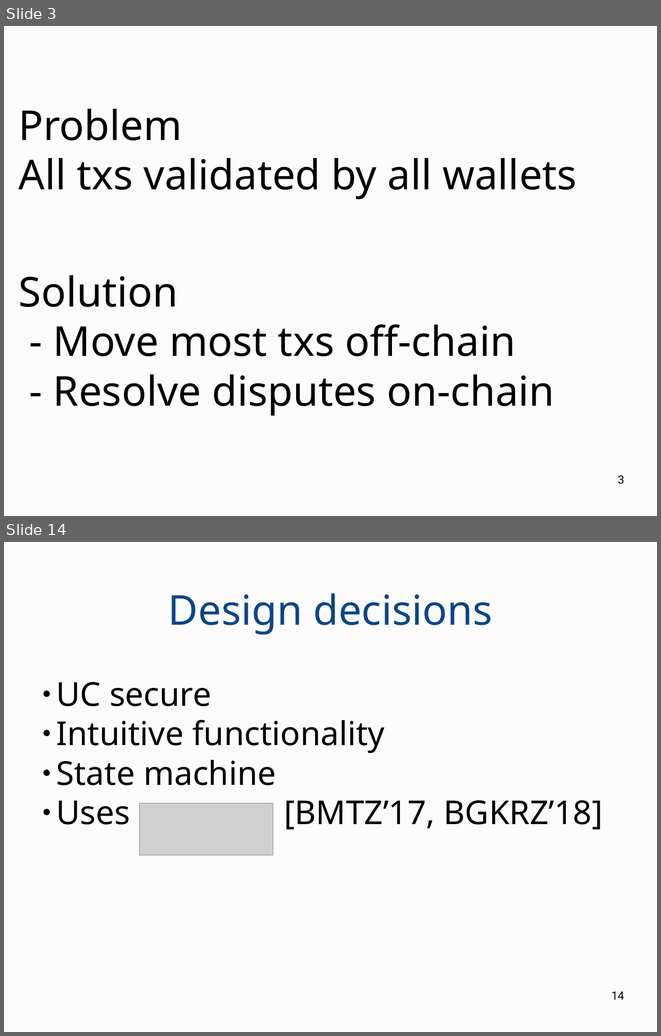
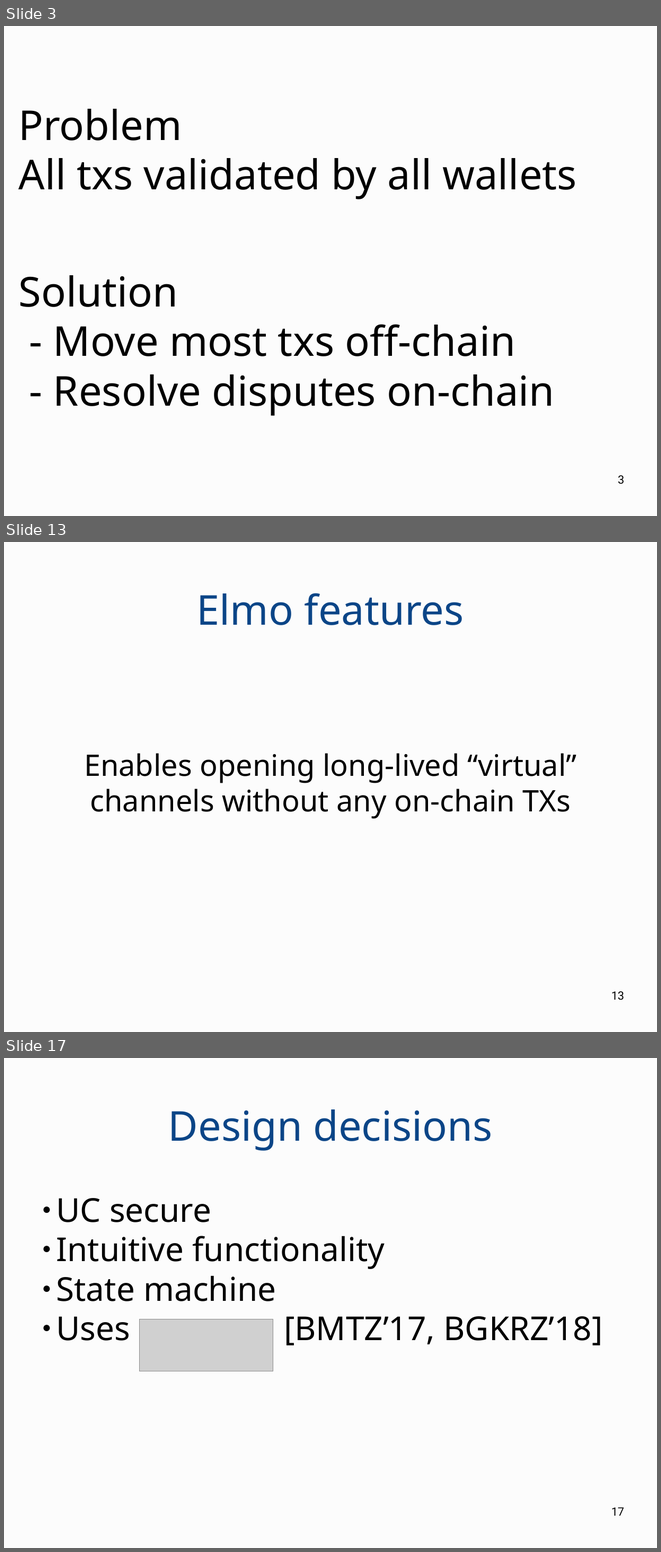
Before and after one commit to OrfeasLitos/virtual-payment-channels, a slide deck: slides/presentation.odp. Shown one above the other, each under a label of ours: slides 3 and 14 before the commit, slides 3, 13 and 17 after it; the slides between them are not shown. The pictures are 661x1036 and 661x1552 pixels, drawn with LibreOffice and Linux fonts; fonts in the diff are those of the drawing; grey boxes stand for pictures. Boxes give left, top, right and bottom in pixels: in the first picture for what was removed or moved away, otherwise in the second. Text is boxed around its words. In the diff, an @@ line names an element or a change of style, - is before the commit and + after.

Commit message:
Write Elmo features in slides

```diff
--- a/slides/presentation.odp
+++ b/slides/presentation.odp
@@ slide 13 added at (x1=4, y1=542, x2=657, y2=1032), background #FCFCFC @@
@@ title added at (x1=197, y1=593, x2=464, y2=625), 50 pt, text #0B4587 @@
+Elmo features
@@ subtitle added at (x1=84, y1=753, x2=576, y2=819), 36 pt, text #000000 @@
+Enables opening long-lived “virtual” channels without any on-chain TXs
@@ page number added at (x1=611, y1=991, x2=624, y2=1000), 14 pt, text #000000 @@
+13
@@ what was slide 14 is now slide 17 @@
@@ page number at (x1=611, y1=1507, x2=624, y2=1515): text changed @@
-14
+17
```
Also in this commit, not shown: 11 slides changed, 2 other slides added.
